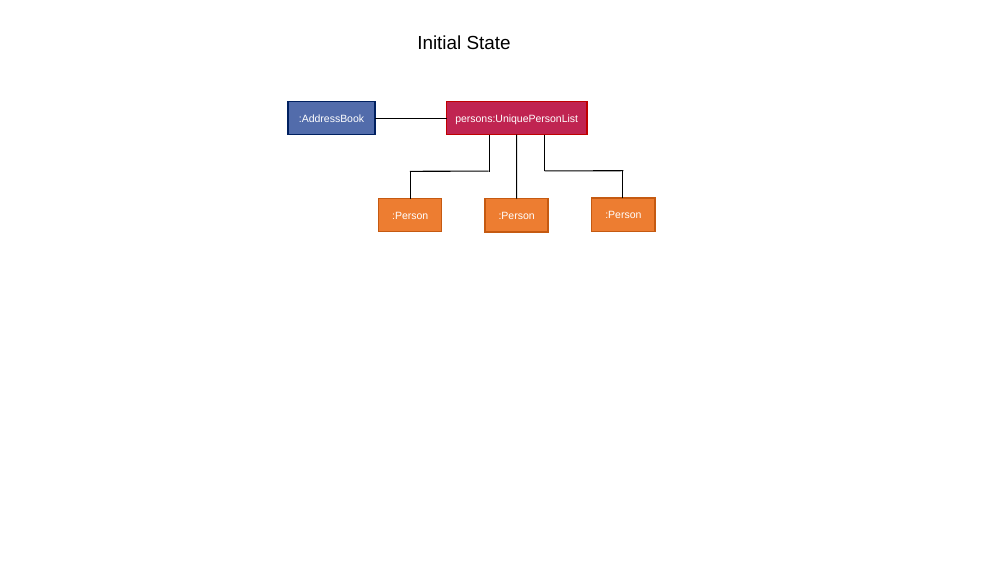
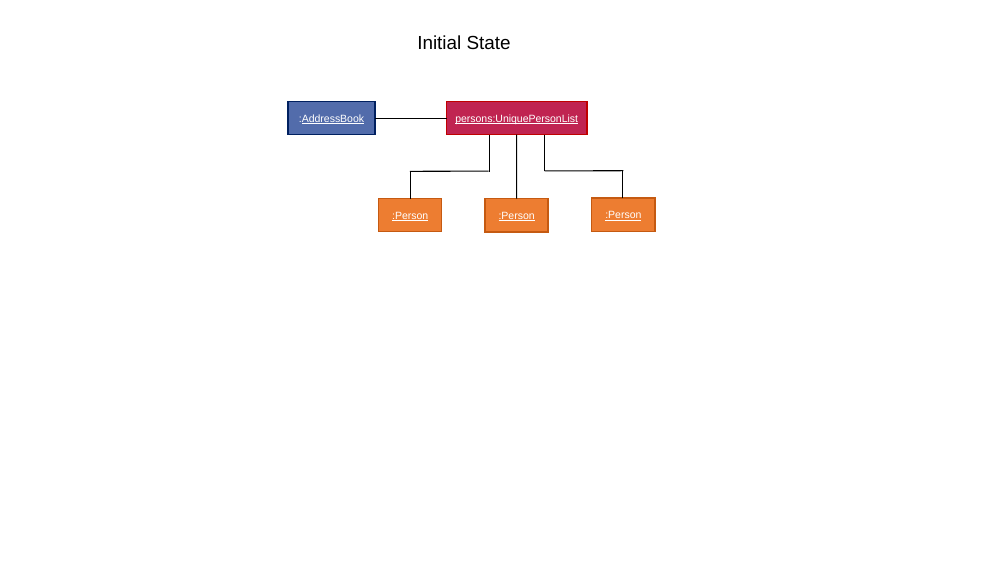
Before and after one commit to nus-cs2103-AY2021S2/tp, a slide deck: slide 1 of docs/diagrams/DeletePersonObjectDiagram.pptx. Drawn at 1008x567 pixels with LibreOffice and Linux fonts; fonts in the diff are those of the drawing. Boxes give left, top, right and bottom in pixels: in the first picture for what was removed or moved away, otherwise in the second. Text is boxed around its words. In the diff, an @@ line names an element or a change of style, - is before the commit and + after.

Commit message:
Update DG for delete_person

```diff
--- a/docs/diagrams/DeletePersonObjectDiagram.pptx
+++ b/docs/diagrams/DeletePersonObjectDiagram.pptx
@@ underline on in 5 elements at (x1=288, y1=101, x2=375, y2=135), (x1=447, y1=101, x2=588, y2=135), (x1=379, y1=198, x2=442, y2=231), (x1=485, y1=199, x2=548, y2=232), (x1=592, y1=198, x2=656, y2=231) @@
```
Also in this commit, not shown: 1 other slide changed, 3 other files.
